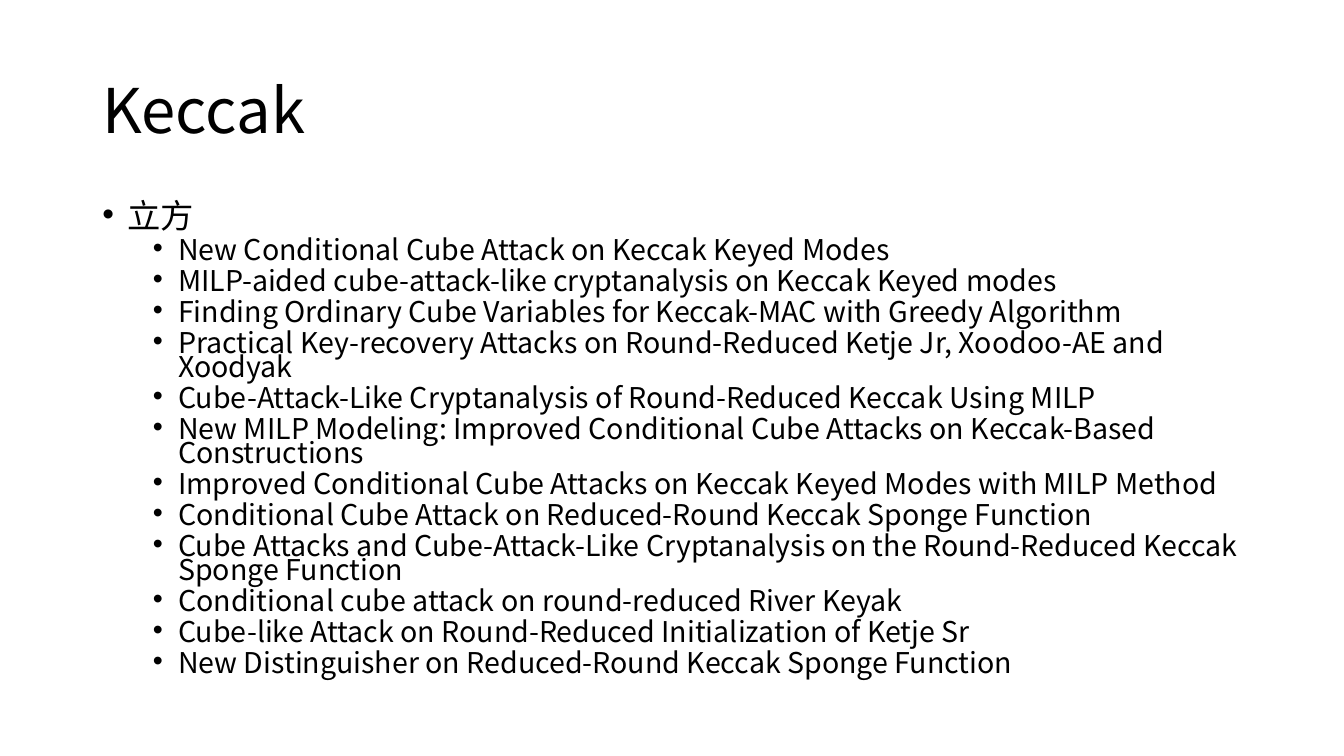
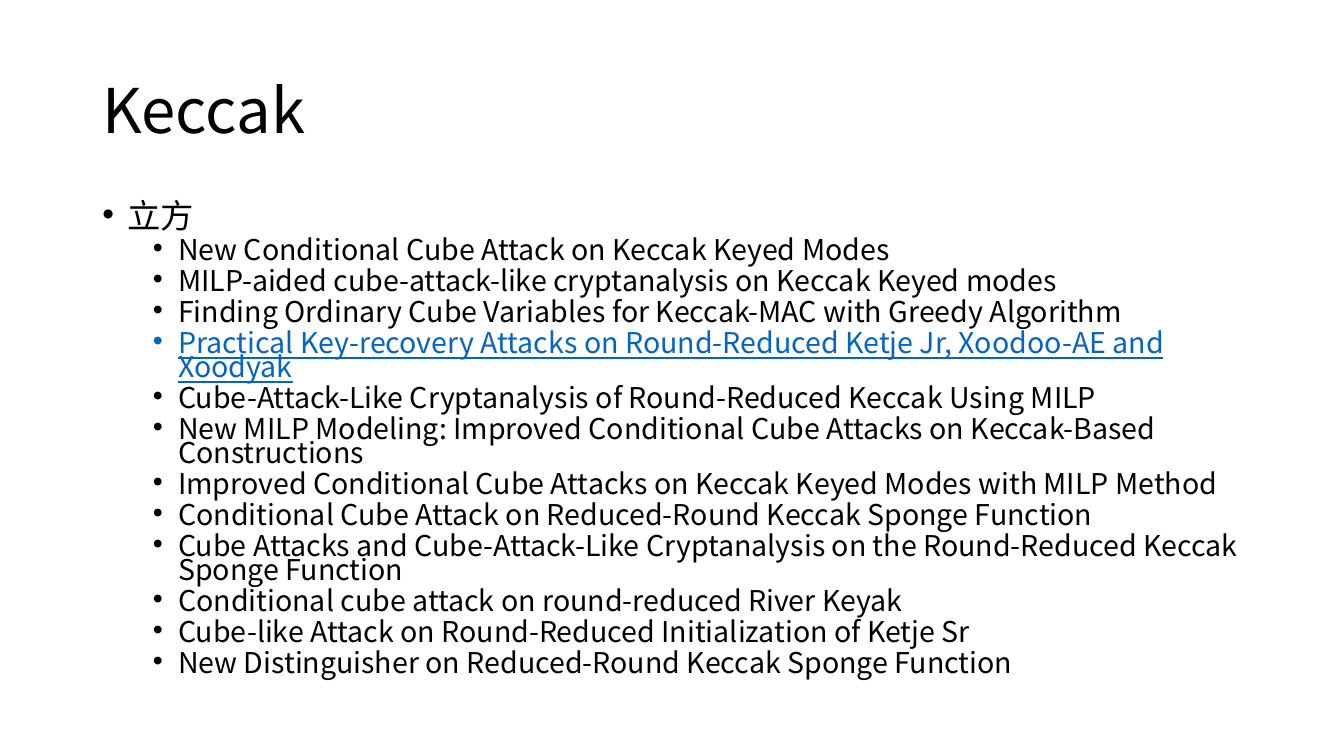
Before and after one commit to dtykira/LWC_finalists, a slide deck: slide 32 of round3.pptx (slide 29 before the commit). Drawn at 1344x756 pixels with LibreOffice and Linux fonts; fonts in the diff are those of the drawing. Boxes give left, top, right and bottom in pixels: in the first picture for what was removed or moved away, otherwise in the second. Text is boxed around its words. In the diff, an @@ line names an element or a change of style, - is before the commit and + after.

```diff
--- a/round3.pptx
+++ b/round3.pptx
@@ text at box(178, 324, 1164, 384): text colour #000000 to #0563C1, underline on in "Practical Key-recovery Attacks on Round-Reduced Ketje Jr, ..." @@
```
Also in this commit, not shown: 10 other slides changed, 8 slides added, 1 slide removed, 6 other files.
